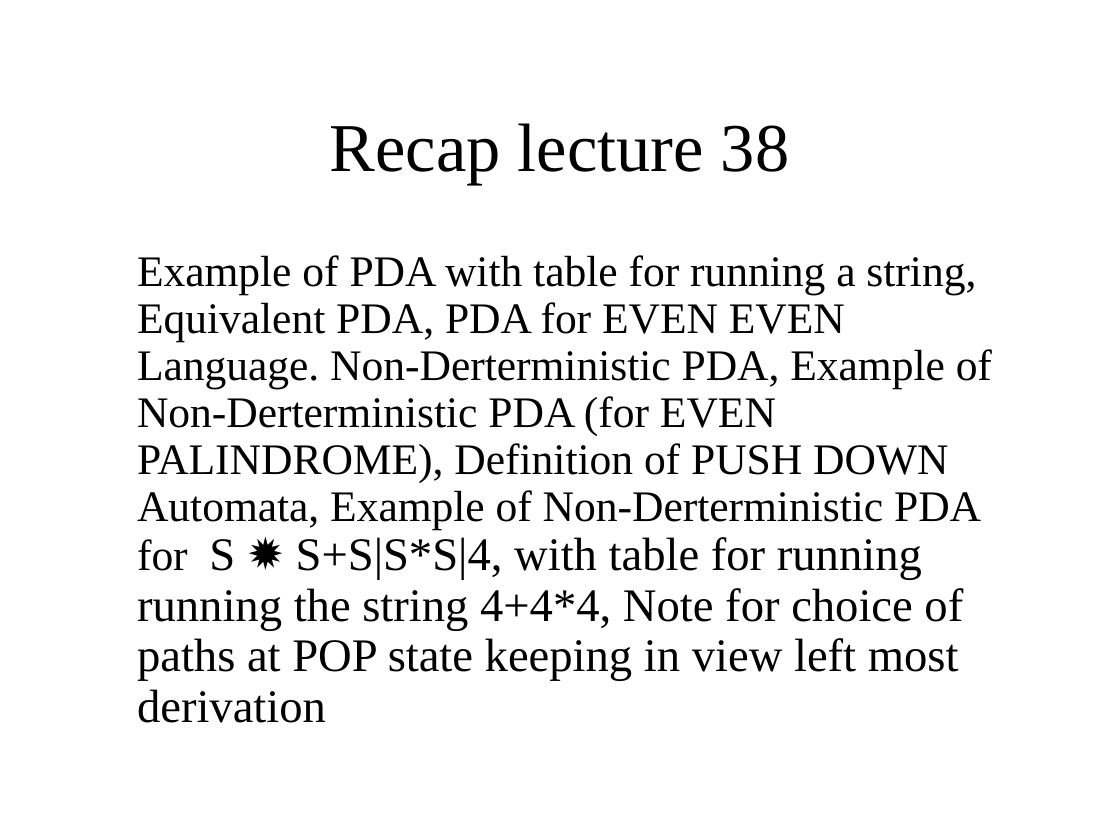
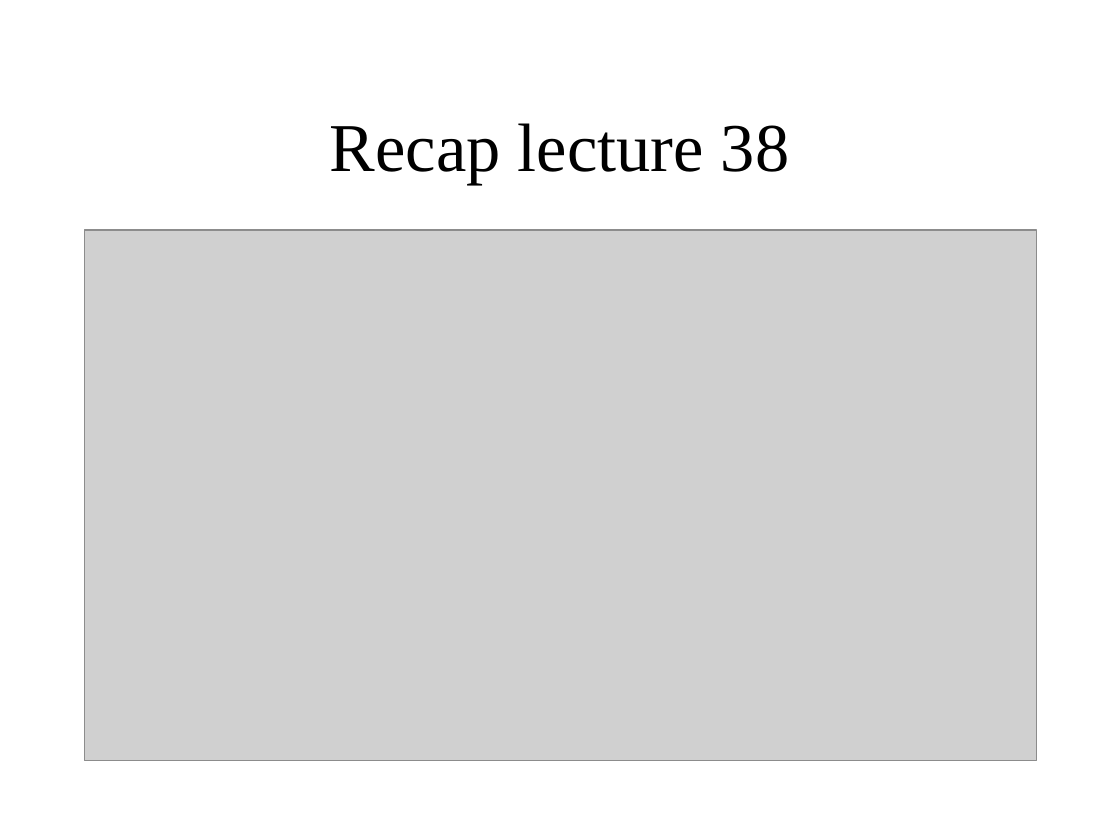
Before and after one commit to bamboat3/toa, a slide deck: slide 1 of Lesson 39.ppt. Drawn at 1120x840 pixels with LibreOffice and Linux fonts; fonts in the diff are those of the drawing; grey boxes stand for pictures. Boxes give left, top, right and bottom in pixels: in the first picture for what was removed or moved away, otherwise in the second. Text is boxed around its words. In the diff, an @@ line names an element or a change of style, - is before the commit and + after.

```diff
--- a/Lesson 39.ppt
+++ b/Lesson 39.ppt
@@ picture added at (84,230,1036,760) @@
@@ text removed at (137,255,992,723) @@
-Example of PDA with table for running a string, Equivalent PDA, PDA for EVEN EVEN Language. Non-Derterministic PDA, Example of Non-Derterministic PDA (for EVEN PALINDROME), Definition of PUSH DOWN Automata, Example of Non-Derterministic PDA for S ✹ S+S|S*S|4, with table for running running the string 4+4*4, Note for choice of paths at POP state keeping in view left most derivation
```
Also in this commit, not shown: 6 other slides changed, 7 slides added, 7 slides removed, 3 other files.
